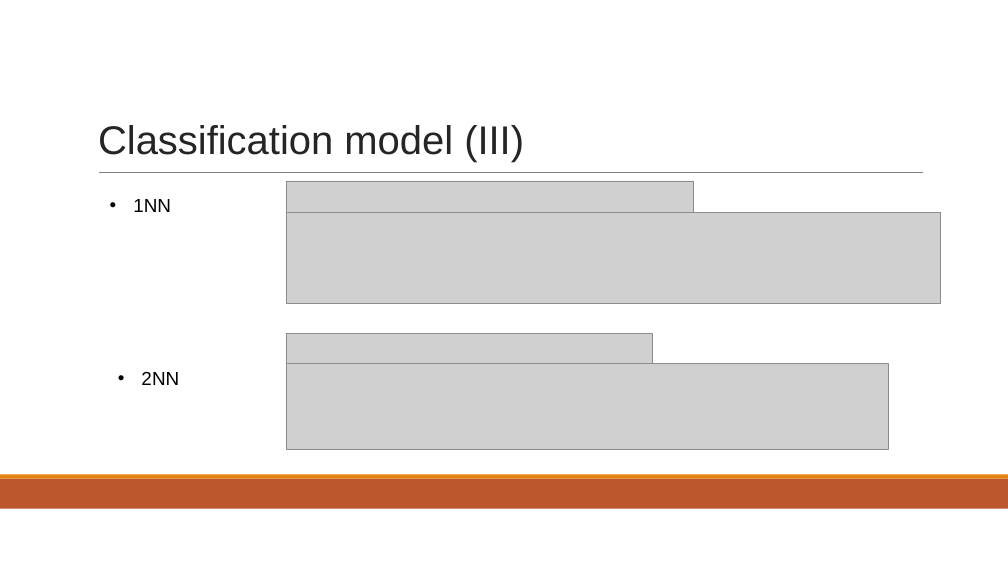
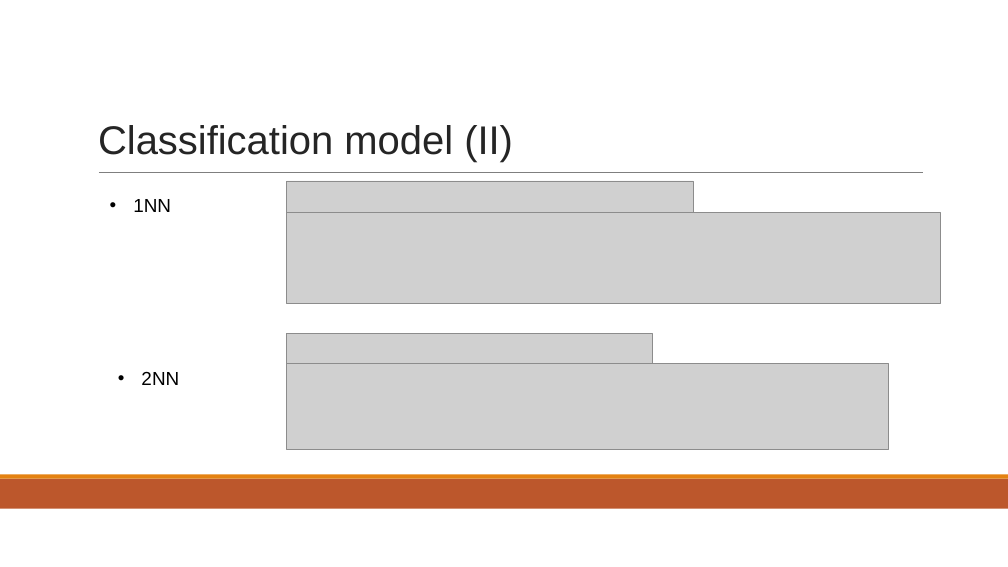
Before and after one commit to Geghi/DMML-Project, a slide deck: slide 10 of documentation/presentazione/presentazione.pptx (slide 9 before the commit). Drawn at 1008x567 pixels with LibreOffice and Linux fonts; fonts in the diff are those of the drawing; grey boxes stand for pictures. Boxes give left, top, right and bottom in pixels: in the first picture for what was removed or moved away, otherwise in the second. Text is boxed around its words. In the diff, an @@ line names an element or a change of style, - is before the commit and + after.

```diff
--- a/documentation/presentazione/presentazione.pptx
+++ b/documentation/presentazione/presentazione.pptx
@@ title at (98,125,513,162): text changed @@
-Classification model (III)
+Classification model (II)
```
Also in this commit, not shown: 12 other slides changed, 3 slides added, 1 slide removed, 1 other file.
